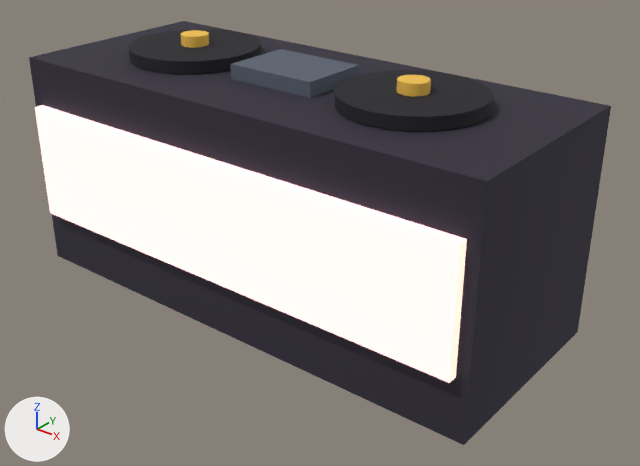
Two versions of the glTF model public/assets/props/prop_club_booth_ph.glb, one commit apart.
The view is the same before and after, from a 50 mm lens placed at (2.2, -2.59, 1.93), pointed at (0.14, -0.02, 0.33). Every picture has the same lights, and +X, +Y and +Z are marked at lower left. The first picture is the older version. Vertices at exactly the same position are counted once.

Names of what the first picture shows: 'prop_club_booth'.
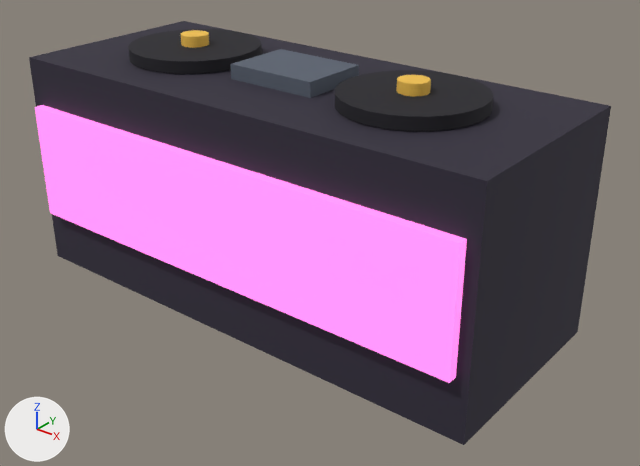
Edits to the bpy script that builds the scene:
```text
Add mat_neonpink:
    mat_neonpink = bpy.data.materials.new('neonPink')
    mat_neonpink.use_nodes = True; mat_neonpink.node_tree.nodes.clear()
    _N = mat_neonpink.node_tree.nodes; _L = mat_neonpink.node_tree.links
    n0 = _N.new('ShaderNodeBsdfPrincipled'); n0.name = 'Principled BSDF'
    n0.inputs[27].default_value = (1.0, 0.2, 0.69, 1.0)  # 'Emission Color', pink #ff7cd8
    n0.inputs[28].default_value = 1.0  # 'Emission Strength'
    n1 = _N.new('ShaderNodeOutputMaterial'); n1.name = 'Material Output'
    n2 = _N.new('ShaderNodeVertexColor'); n2.name = 'Color Attribute'
    _L.new(n0.outputs[0], n1.inputs[0])  # 'BSDF' to 'Surface'
    _L.new(n2.outputs[0], n0.inputs[0])  # 'Color' to 'Base Color'
Change me_prop_club_booth:
    where me_prop_club_booth.from_pydata(...)  # 176 vertices, 324 faces; spans x -1.1..1.1, y -0.49..0.45, z 0.0..1.05
    used by ob_prop_club_booth; location = (0.0, 0.0, 0.0)
    me_prop_club_booth part 1: all 12 faces that had it switch from mat_glow to mat_neonpink
```

Location of each change, (x1, y1, x2, y2) in pixels of the pictures (640 x 466 px):
part 1 of me_prop_club_booth, recoloured
    both: (35, 105, 467, 383)
